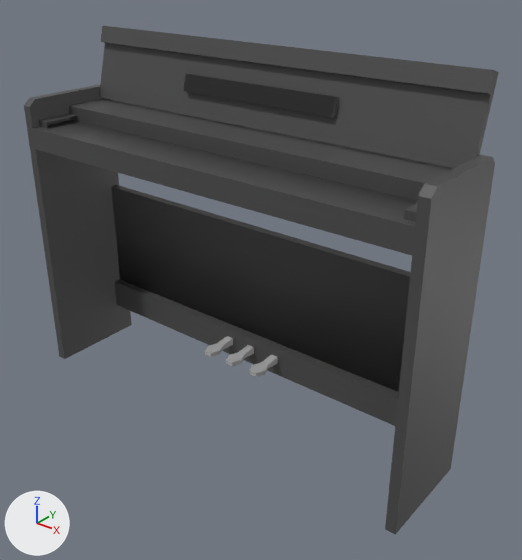
Two versions of the FBX model Assets/_Project/3D Assets/Oficina/Import_Models/ObjetosInteractuables/Piano/Piano.fbx, one commit apart.
Rendered twice from a 50 mm camera at (1.384, -1.569, 1.502) aimed at (0.1, 0.035, 0.507). Lighting does not change. The marker at lower left points along +X, +Y and +Z. Where no turn or scale is listed for an object, it has been applied to the vertices. Vertices at the same position are counted once.

In view in the first picture: 'Piano'.
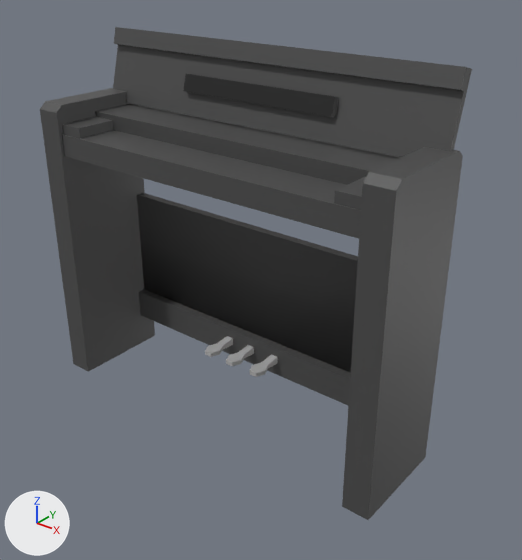
Location of each change, [x1, y1, x2, y2] in pixels of the pictures (522 x 560 px; the box of a moved part takes in the faces that stretch with it):
'Piano', reshaped (9% narrower): before [24, 26, 499, 534]; after [40, 27, 472, 520]
part 1 of me_mesh, moved or reshaped: before [24, 84, 132, 359]; after [342, 147, 463, 520]
part 2 of me_mesh, moved or reshaped: before [111, 185, 411, 426]; after [137, 193, 358, 406]
part 3 of me_mesh, moved or reshaped: before [99, 26, 499, 168]; after [113, 27, 472, 157]
part 4 of me_mesh, moved or reshaped: before [385, 155, 495, 534]; after [40, 88, 155, 372]
part 5 of me_mesh, rebuilt: before [33, 98, 454, 255]; after [62, 130, 361, 239]
part 6 of me_mesh, deleted: before [39, 114, 77, 129]
part 7 of me_mesh, deleted: before [404, 203, 417, 222]
part 8 of me_mesh, added: after [62, 103, 401, 210]

Diff of the bpy script that builds the scene:
```diff
--- a/Assets/_Project/3D Assets/Oficina/Import_Models/ObjetosInteractuables/Piano/Piano.fbx.py
+++ b/Assets/_Project/3D Assets/Oficina/Import_Models/ObjetosInteractuables/Piano/Piano.fbx.py
@@ me_mesh @@
 # used by ob_piano; location = (0.0, 0.0, 0.0)
-me_mesh.from_pydata(...)  # 134 vertices, 89 faces; spans x -0.741..0.741, y -0.173..0.198, z 0.0..1.199
+me_mesh.from_pydata(...)  # 138 vertices, 91 faces; spans x -0.654..0.654, y -0.173..0.198, z 0.0..1.199
+# me_mesh part 1: the loose piece of 12 vertices spanning x -0.741..-0.708, y -0.173..0.173, z 0.0..0.996 is scaled about its middle by (2.7, 1, 1), then moved by (1.335, 0.0, 0.0)
+# me_mesh part 2: the loose piece of 14 vertices spanning x -0.708..0.708, y 0.105..0.163, z 0.124..0.619 is scaled about its middle by (0.903, 1, 1)
+# me_mesh part 3: the loose piece of 14 vertices spanning x -0.708..0.708, y 0.117..0.198, z 0.955..1.199 is scaled about its middle by (0.903, 1, 1)
+# me_mesh part 4: the loose piece of 12 vertices spanning x 0.708..0.741, y -0.173..0.173, z 0.0..0.996 is scaled about its middle by (2.7, 1, 1), then moved by (-1.335, 0.0, 0.0)
+# me_mesh part 5: the loose piece of 14 vertices spanning x -0.708..0.708, y -0.173..0.173, z 0.831..0.952 is rebuilt with 8 vertices and now spans x -0.639..0.639, y -0.163..0.169, z 0.831..0.903
+# me_mesh part 6: the loose piece of 6 vertices spanning x -0.708..-0.665, y -0.145..-0.019, z 0.903..0.925 is deleted
+# me_mesh part 7: the loose piece of 6 vertices spanning x 0.665..0.708, y -0.145..-0.019, z 0.903..0.925 is deleted
+# me_mesh part 8
+# 16 vertices are added at x -0.639..0.639, y -0.158..0.165, z 0.893..0.952
+# 6 new vertices lie (0.104, 0.0, 0.0) away from vertices in x -0.586..0.482, y -0.158..-0.008, z 0.893..0.935
+# 9 new faces join them
 me_mesh.materials.append(mat_m_atlas)
```
